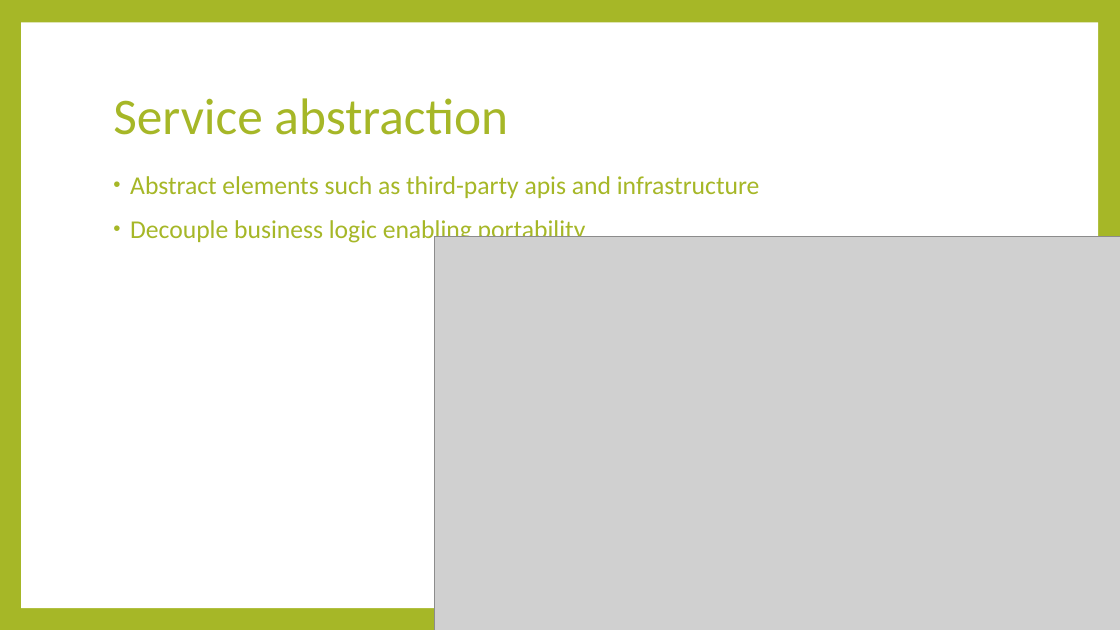
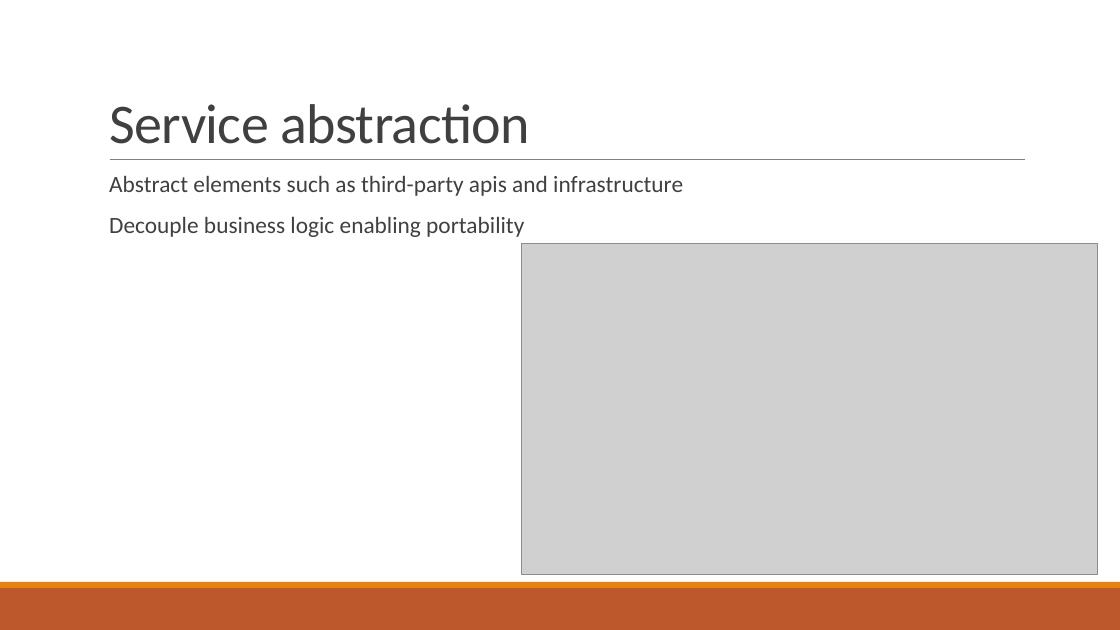
Before and after one commit to minhcnrs/JAVA_Course_Spring_Training, a slide deck: slide 27 of course/Spring-Day2.pptx. Drawn at 1120x630 pixels with LibreOffice and Linux fonts; fonts in the diff are those of the drawing; grey boxes stand for pictures. Boxes give left, top, right and bottom in pixels: in the first picture for what was removed or moved away, otherwise in the second. Text is boxed around its words. In the diff, an @@ line names an element or a change of style, - is before the commit and + after.

```diff
--- a/course/Spring-Day2.pptx
+++ b/course/Spring-Day2.pptx
@@ background #A6B727 to #FFFFFF @@
@@ rectangle removed at (21, 23, 1098, 608) @@
@@ title "Service abstraction" at (109, 104, 529, 144): size 44 to 48 pt, text colour #A6B727 to #404040, letter spacing 0 to -0.5 pt; line spacing 0.9 to 0.85; vertical alignment middle to bottom @@
@@ text "Abstract elements such as third-party ..." at (109, 176, 683, 237): size 22 to 20 pt, text colour #A6B727 to #404040; bullet • to  ; bullet colour #A6B727 to #E48312 @@
@@ line added from (110, 160) to (1026, 160), #808080 0.5 pt @@
@@ picture: place and size @@
-picture at (434, 237, 1120, 630)
+picture at (522, 244, 1097, 574)
@@ rectangle added at (0, 588, 1120, 630), fill #BD582C @@
@@ rectangle added at (0, 582, 1120, 588), fill #E48312 @@
```
Also in this commit, not shown: 57 other slides changed, 3 slides added, 2 slides removed, 23 other files.
